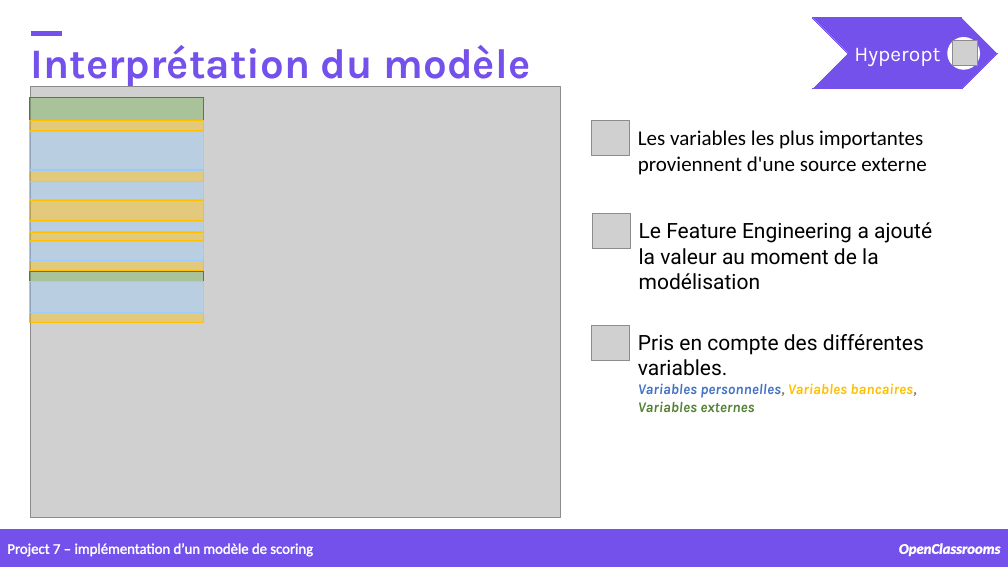
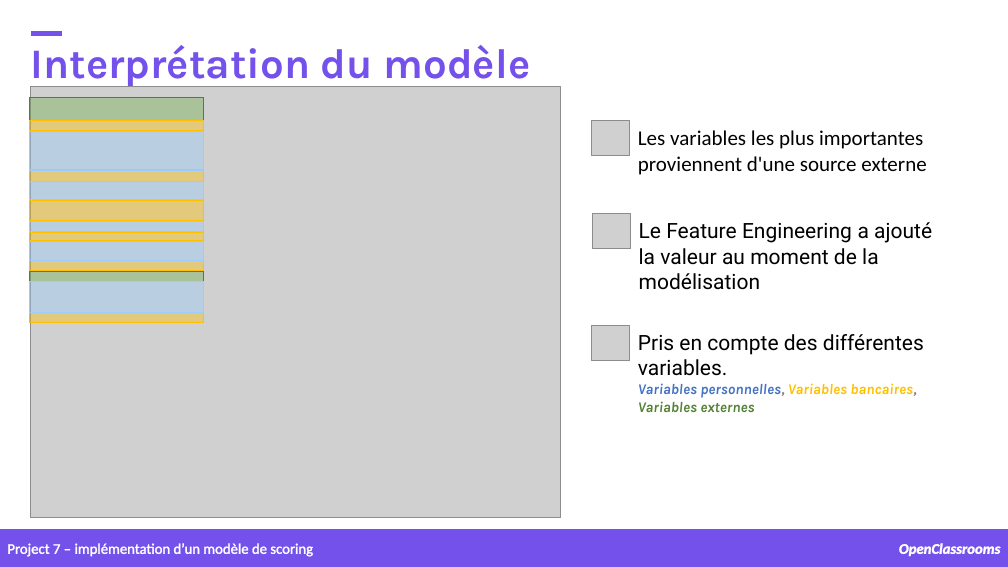
Before and after one commit to samirhinojosa/OC-P7-IMPLEMENT-A-SCORING-MODEL, a slide deck: slide 19 of supports/P7_presentation_final.pptx. Drawn at 1008x567 pixels with LibreOffice and Linux fonts; fonts in the diff are those of the drawing; grey boxes stand for pictures; background and template pictures are left out. Boxes give left, top, right and bottom in pixels: in the first picture for what was removed or moved away, otherwise in the second. Text is boxed around its words. In the diff, an @@ line names an element or a change of style, - is before the commit and + after.

```diff
--- a/supports/P7_presentation_final.pptx
+++ b/supports/P7_presentation_final.pptx
@@ group removed at (813, 18, 997, 89): 1 chevron, 1 text, 1 ellipse, 1 picture @@
-Hyperopt
```
Also in this commit, not shown: 7 other files.
